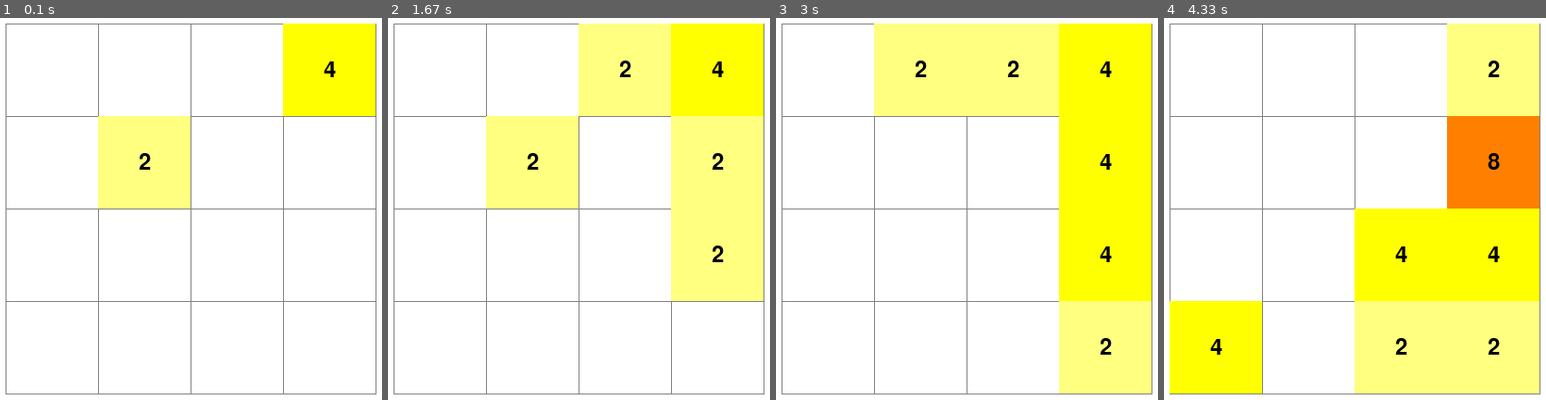
Above: before the commit, frames 1-4 (left to right).
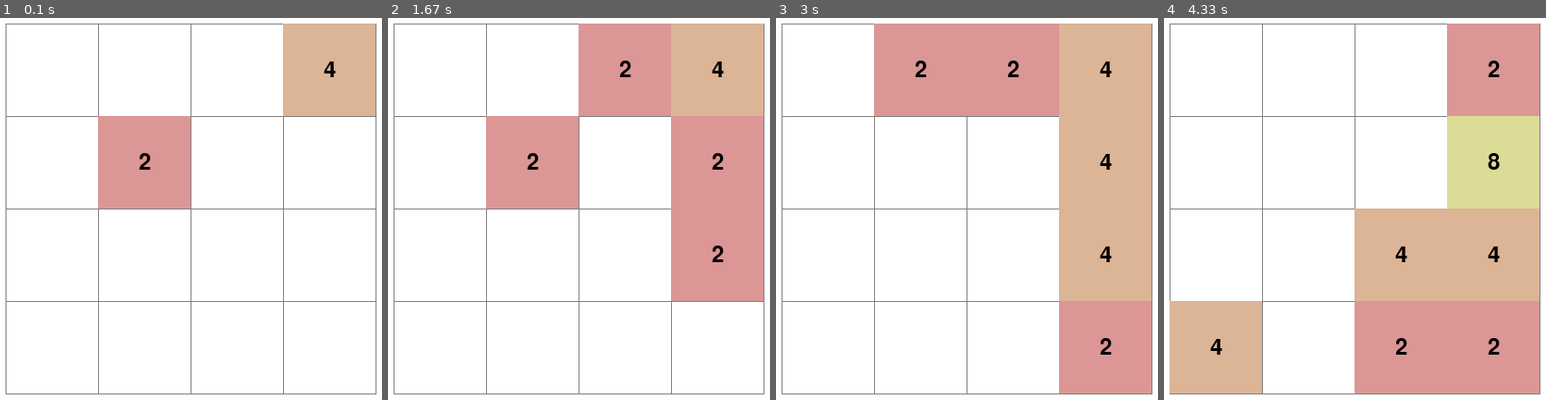
Above: after the commit, the same moments.

Repository: Okengi/Wissenschaftswoche2024
Game: pygame game, started from playForHumans.py
Same seed, same stepped clock (60 frames per second), same inputs: the game is played once before the commit and once after it.
Inputs:
- Up to frame 1 (0.1 s): no input
- Up to frame 2 (1.67 s): hold Right 0.33-0.8 s; hold Up 0.83-1.13 s; hold Right 1.17-1.63 s
- Up to frame 3 (3 s): hold Right 1.67-2.2 s; hold Right 2.23-2.53 s; hold Right 2.57-2.97 s
- Up to frame 4 (4.33 s): hold Up 3-3.37 s; hold Right 3.4-4.03 s; hold Down from 4.07 s (still down)

The runs differ from the first frame. In frame 1, 12% of the frame differs, in the area x 25-99%, y 1-50%; in frame 2, 29%; in frame 3, 35%; in frame 4, 41%, in the area x 1-99%, y 1-99%.

Commit message:
CONSTANTEN ZENRALISIERT

Diff:
--- /dev/null
+++ b/CONSTANTS.py
@@ -0,0 +1,63 @@
+# !!!!!!!!!!
+VERSION = 0.1
+MODEL_SAVE_LOCATION = f'models/2048_ai_model_{str(VERSION)}.keras'
+
+# Game
+GRID_SIZE = 4
+
+# AI
+NUM_EPISODES = 1 # In reinforcement learning, each of the repeated attempts by the agent to learn an environment.
+MEMORY_SIZE = 1000 #
+BATCH_SIZE = 128 #
+EPSILON_DECAY = 0.995 #
+MIN_EPSILON = 0.01 #
+GAMMA = 0.95 #
+
+# Visulas
+WHITE = (255, 255, 255)
+BLACK = (0, 0, 0)
+GRAY = (128, 128, 128)
+TILE_COLORS = {
+    2: (220, 150, 150),
+    4: (220, 180, 150),
+    8: (220, 220, 150),
+    16: (150, 220, 150),
+    32: (100, 150, 100),
+    64: (100, 180, 220),
+    128: (100, 100, 220),
+    256: (120, 100, 120),
+    512: (220, 100, 220),
+    1024: (220, 110, 160),
+    2048: (220, 150, 100),
+    4096: (150, 150, 150)
+}
+CELL_SIZE = 100
+GRID_OFFSET = 50
+
+
+import pygame
+from pygame.locals import *
+import numpy as np
+
+def color_show():
+    pygame.init()
+    screen = pygame.display.set_mode((500, 500))
+    screen.fill(WHITE)
+    for x in range(12):
+        for event in pygame.event.get():
+            if event.type == QUIT:
+                pygame.quit()
+                return
+        i = np.power(2, x+1)
+        pygame.draw.rect(screen, TILE_COLORS.get(i, GRAY), pygame.Rect(x * 500/12, 0, 500/12, 500))
+        pygame.display.flip()
+
+    running = True
+    while running:
+        for event in pygame.event.get():
+            if event.type == QUIT:
+                running = False
+    pygame.quit()
+
+if __name__ == "__main__":
+    color_show()
--- a/game2048.py
+++ b/game2048.py
@@ -1,24 +1,23 @@
 import numpy as np
 import random
 
+from CONSTANTS import GRID_SIZE
 
 
 class Game2048:
-    GRID_SIZE: int = 4
     GAME_OVER: bool = False
     tile_before_move = 0
     highest_score = 2
     score_before_move = 0
 
-    def __init__(self, grid_size: int):
-        self.GRID_SIZE = grid_size
-        self.grid = np.zeros((self.GRID_SIZE, self.GRID_SIZE))
+    def __init__(self):
+        self.grid = np.zeros((GRID_SIZE, GRID_SIZE))
         self.score = 0
         self.add_new_tile()
         self.add_new_tile()
 
     def add_new_tile(self):
-        empty_cells = [(i, j) for i in range(self.GRID_SIZE) for j in range(self.GRID_SIZE) if self.grid[i][j] == 0]
+        empty_cells = [(i, j) for i in range(GRID_SIZE) for j in range(GRID_SIZE) if self.grid[i][j] == 0]
         if empty_cells:
             i, j = random.choice(empty_cells)
             self.grid[i][j] = 2 if random.random() < 0.9 else 4
@@ -57,7 +56,7 @@
                 if new_row[i] > self.highest_score:
                     self.highest_score = new_row[i]
         new_row = [i for i in new_row if i != 0]
-        new_row += [0] * (self.GRID_SIZE - len(new_row))
+        new_row += [0] * (GRID_SIZE - len(new_row))
         return new_row
 
     def get_state(self):
@@ -68,16 +67,16 @@
 
     def is_game_over(self):
         # Check if any empty cells are available
-        for i in range(self.GRID_SIZE):
-            for j in range(self.GRID_SIZE):
+        for i in range(GRID_SIZE):
+            for j in range(GRID_SIZE):
                 if self.grid[i][j] == 0:
                     return False
 
         # Check if any adjacent tiles have the same value
-        for i in range(self.GRID_SIZE):
-            for j in range(self.GRID_SIZE):
-                if (i < self.GRID_SIZE - 1 and self.grid[i][j] == self.grid[i + 1][j]) or \
-                (j < self.GRID_SIZE - 1 and self.grid[i][j] == self.grid[i][j + 1]):
+        for i in range(GRID_SIZE):
+            for j in range(GRID_SIZE):
+                if (i < GRID_SIZE - 1 and self.grid[i][j] == self.grid[i + 1][j]) or \
+                (j < GRID_SIZE - 1 and self.grid[i][j] == self.grid[i][j + 1]):
                     return False
         return True
 
--- a/play.py
+++ b/play.py
@@ -2,31 +2,12 @@
 from pygame.locals import *
 import numpy as np
 import time
-from game2048 import Game2048
-
 from keras.models import load_model
 
-game = Game2048(4)
+from game2048 import Game2048
+from CONSTANTS import GRID_SIZE, CELL_SIZE, GRID_OFFSET, WHITE, BLACK, GRAY, TILE_COLORS, MODEL_SAVE_LOCATION
 
-GRID_SIZE = game.GRID_SIZE
-CELL_SIZE = 100
-GRID_OFFSET = 50
-
-# Colors
-WHITE = (255, 255, 255)
-BLACK = (0, 0, 0)
-GRAY = (128, 128, 128)
-TILE_COLORS = {
-    2: (255, 255, 128),
-    4: (255, 255, 0),
-    8: (255, 128, 128),
-    16: (255, 255, 0),
-    32: (255, 255, 128),
-    64: (0, 128, 0),
-    128: (0, 255, 0),
-    256: (128, 255, 0),
-    512: (128, 255, 255)
-}
+game = Game2048()
 
 def draw_grid(screen):
     screen.fill(WHITE)
@@ -53,7 +34,7 @@
     screen = pygame.display.set_mode((GRID_SIZE * CELL_SIZE + 2 * GRID_OFFSET, GRID_SIZE * CELL_SIZE + 2 * GRID_OFFSET))
     pygame.display.set_caption("2048 Game")
 
-    model = load_model('2048_ai_model.keras')
+    model = load_model(MODEL_SAVE_LOCATION)
 
     running = True
     state_tuple = game.get_state()
--- a/playForHumans.py
+++ b/playForHumans.py
@@ -2,29 +2,9 @@
 from pygame.locals import *
 
 from game2048 import Game2048
+from CONSTANTS import GRID_SIZE, CELL_SIZE, GRID_OFFSET, WHITE, BLACK, GRAY, TILE_COLORS
 
-game = Game2048(4)
-
-GRID_SIZE = game.GRID_SIZE
-CELL_SIZE = 100
-GRID_OFFSET = 50
-
-WHITE = (255, 255, 255)
-BLACK = (0, 0, 0)
-GRAY = (128, 128, 128)
-TILE_COLORS = {
-    2: (255, 255, 128),
-    4: (255, 255, 0),
-    8: (255, 128, 0),
-    16: (255, 255, 0),
-    32: (255, 255, 128),
-    64: (0, 128, 0),
-    128: (0, 255, 0),
-    256: (128, 255, 0),
-    512: (128, 124, 255),
-    1024: (0, 0, 255),
-    2048: (255, 0, 255)
-}
+game = Game2048()
 
 def draw_grid(screen: pygame.display):
     screen.fill(WHITE)
--- a/train_dqn_agent.py
+++ b/train_dqn_agent.py
@@ -7,14 +7,8 @@
 import matplotlib.pyplot as plt
 
 from game2048 import Game2048
+from CONSTANTS import GRID_SIZE, NUM_EPISODES, MEMORY_SIZE, BATCH_SIZE, EPSILON_DECAY, MIN_EPSILON, GAMMA, MODEL_SAVE_LOCATION
 
-GRID_SIZE = 4 # 2048 Spiel Größe
-NUM_EPISODES = 1 # In reinforcement learning, each of the repeated attempts by the agent to learn an environment.
-MEMORY_SIZE = 1000 #
-BATCH_SIZE = 128 #
-EPSILON_DECAY = 0.995 #
-MIN_EPSILON = 0.01 #
-GAMMA = 0.95 #
 
 class DQNAgent:
     def __init__(self, state_size, action_size):
@@ -71,7 +65,7 @@
     linee, = ax.plot([], [], lw=4)
 
     for episode in range(NUM_EPISODES):
-        game = Game2048(GRID_SIZE)
+        game = Game2048()
         state_tuple = game.get_state()
 
         game_board = state_tuple[0].flatten()
@@ -99,18 +93,11 @@
 
         print(f"Episode: {episode + 1}/{NUM_EPISODES}, Total Reward: ")
 
-        # while loop: grid == alt grid
-        #     move(counter)
-        #     counter++
-
-
-        # when counter == 4
-        #     done == true
 
         if (episode + 1) % BATCH_SIZE == 0:
             agent.replay(BATCH_SIZE)
 
-    agent.model.save('2048_ai_model.keras')
+    agent.model.save(MODEL_SAVE_LOCATION)
     plt.show()
 
 
Renamed: AI Onion Diagram.jpg -> Bilder/AIOnionDiagram.jpg
Renamed: DeepNeuralNetwork.png -> Bilder/DeepNeuralNetwork.png
Not shown, added: .gitignore
Not shown, changed: Was ist KI.md
Not shown, added: models/2048_ai_model_0.1.keras
